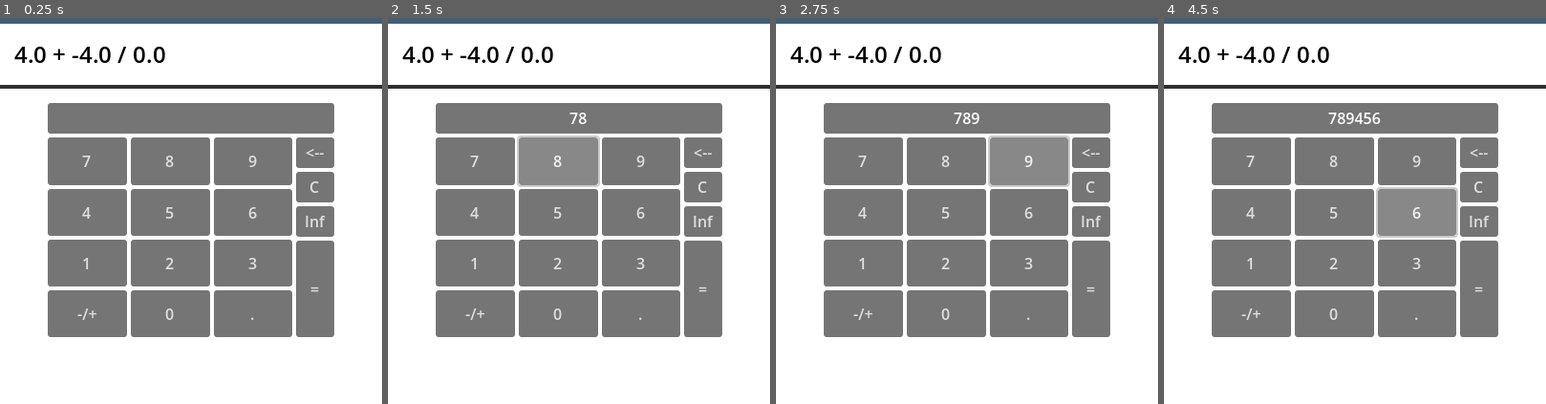
Above: before the commit, frames 1-4 (left to right).
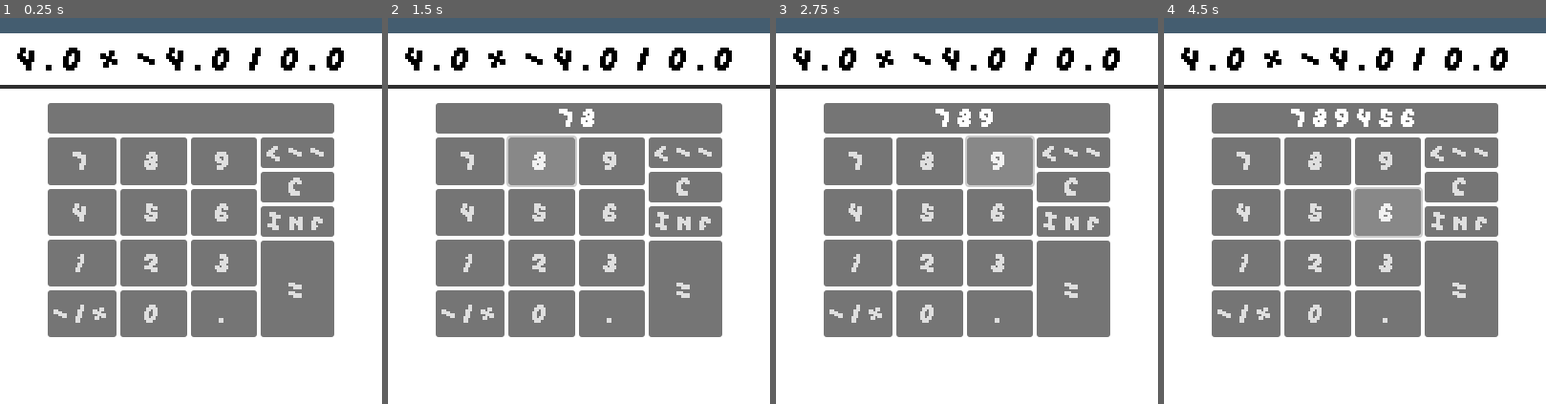
Above: after the commit, the same moments.

Repository: yDewolf/MathDungeons
Game: Godot game, scene res://core/scenes/MathTest.tscn
Two runs of this game, one before a commit and one after it. Both use one fixed random seed, a clock stepped at 60 frames per second and the inputs below.
Inputs:
- Up to frame 1 (0.25 s): no input
- Up to frame 2 (1.5 s): click "7" at 0.5 s; click "8" at 1.25 s
- Up to frame 3 (2.75 s): click "9" at 2 s
- Up to frame 4 (4.5 s): click "4" at 2.75 s; click "5" at 3.5 s; click "6" at 4.25 s

The runs differ from the first frame. In frame 1, 9.8% of the frame differs, in the area x 0-100%, y 1-83%; in frame 2, 10%; in frame 3, 10%; in frame 4, 11%.

Commit message:
Upload font !!

Diff:
--- a/assets/themes/MainTheme.tres
+++ b/assets/themes/MainTheme.tres
@@ -1,6 +1,6 @@
 [gd_resource type="Theme" load_steps=2 format=3 uid="uid://duopp3v3dn4fb"]
 
-[ext_resource type="FontFile" uid="uid://16tmjp2uvoa0" path="res://assets/fonts/Daydream DEMO.otf" id="1_bfh01"]
+[ext_resource type="FontFile" uid="uid://bm6vrfibrxy0x" path="res://assets/fonts/Pixel Font.ttf" id="1_bfh01"]
 
 [resource]
 default_font = ExtResource("1_bfh01")
Binary file added: assets/fonts/Pixel Font.ttf
Not shown, added: assets/fonts/Pixel Font.ttf.import
Not shown, changed: assets/fonts/PixelizedFont.pixil
